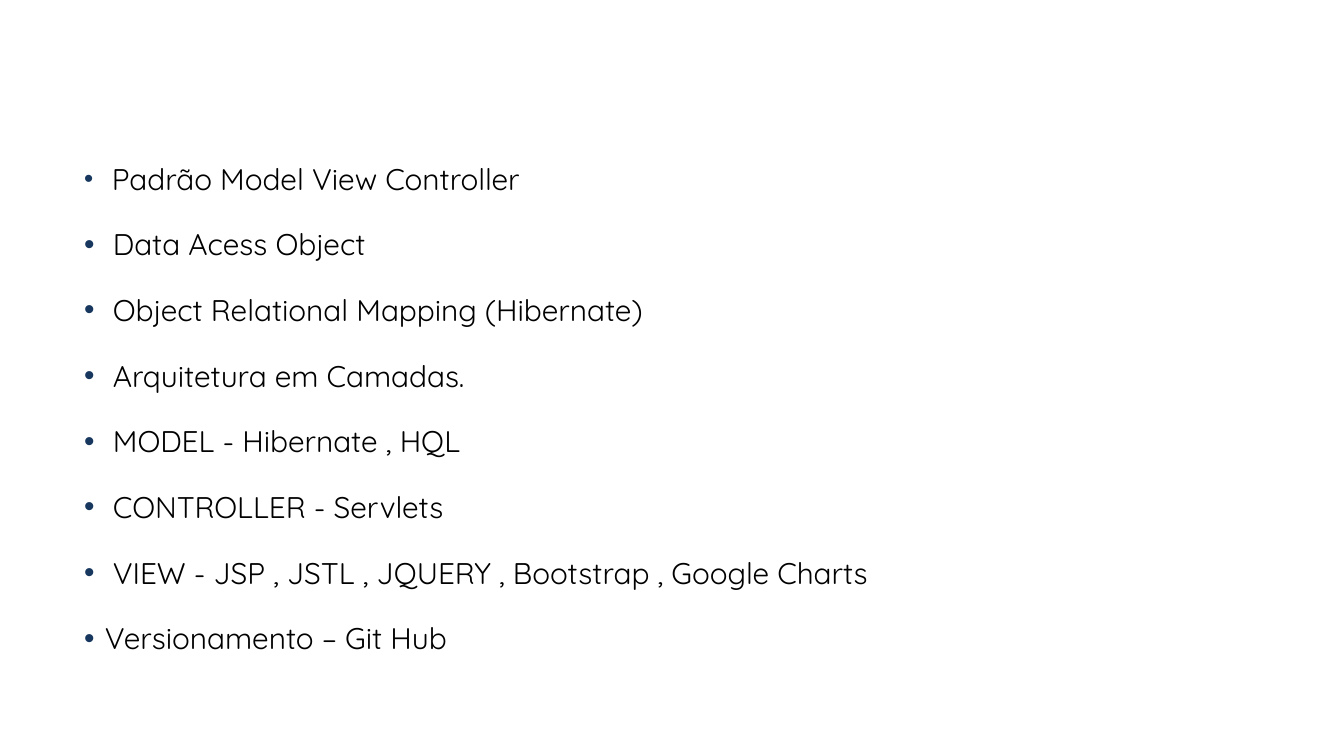
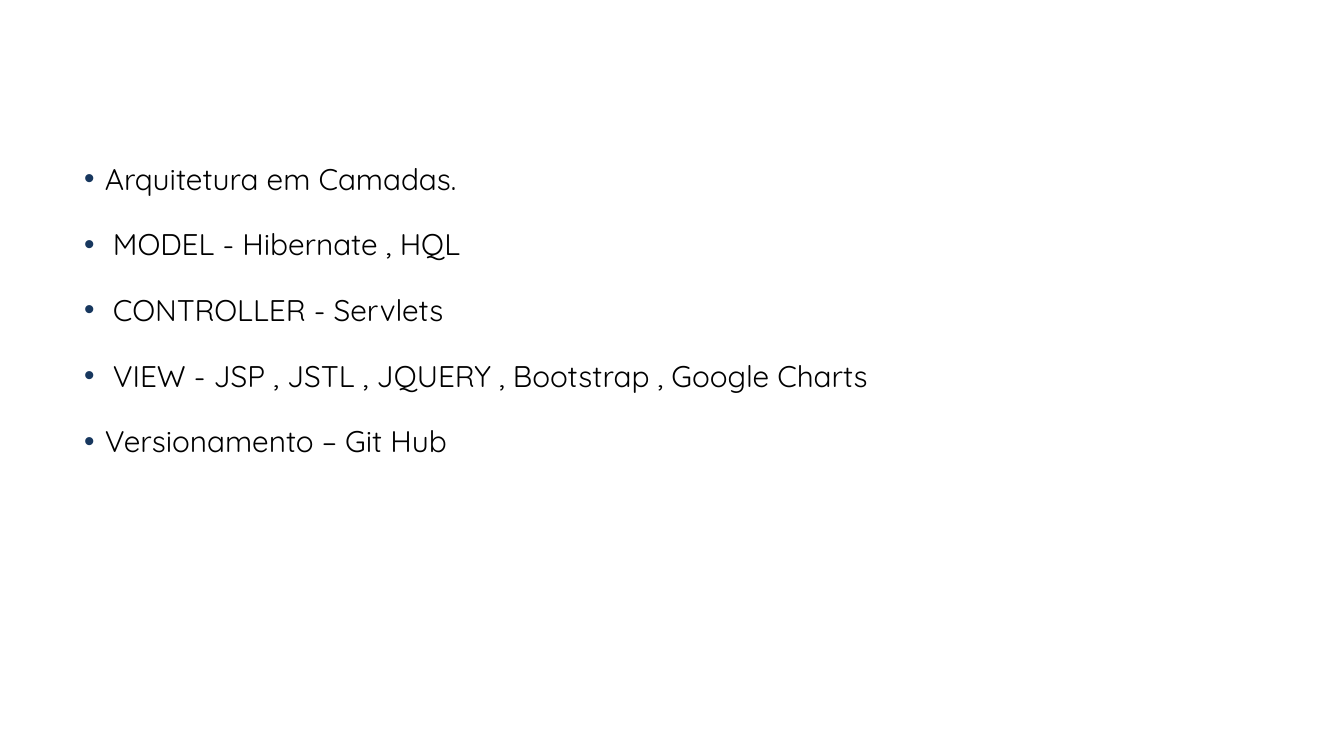
Before and after one commit to hiroshinuts/FH-BRQ-PROJETO, a slide deck: slide 6 of Modelo de Apresentação Padrão 2016 - RAFAEL HIROSHI TAGATA.pptx. Drawn at 1344x756 pixels with LibreOffice and Linux fonts; fonts in the diff are those of the drawing; background and template pictures are left out. Boxes give left, top, right and bottom in pixels: in the first picture for what was removed or moved away, otherwise in the second. Text is boxed around its words. In the diff, an @@ line names an element or a change of style, - is before the commit and + after.

```diff
--- a/Modelo de Apresentação Padrão 2016 - RAFAEL HIROSHI TAGATA.pptx
+++ b/Modelo de Apresentação Padrão 2016 - RAFAEL HIROSHI TAGATA.pptx
@@ text at (x1=112, y1=168, x2=643, y2=327): paragraphs removed @@
-• Padrão Model View Controller
-• Data Acess Object
-• Object Relational Mapping (Hibernate)
```
Also in this commit, not shown: 3 other slides changed, 1 slide removed.
